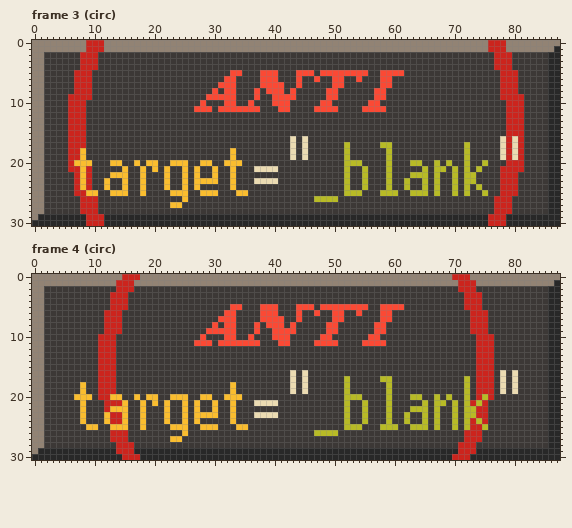
Pixel-art file: stadt/assets/images/buttons/taskbar/target-blank.ase. Above: the version before the commit.
88x31 pixels, 18 frames. Colours within 5 levels of each other are drawn and written as one. Shown: frame 3 (circ), frame 4 (circ). The commit also changed other frames, which this record leaves out.
New version:
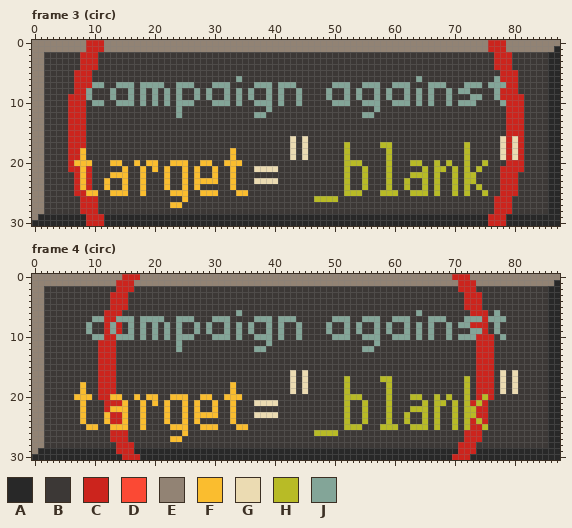
Palette (. is transparent): A #282828  B #3c3836  C #cc241d  D #fb4934  E #928374  F #fabd2f  G #ebdbb2  H #b8bb26  J #83a598
The edit:
layer "anti" now hidden
layer "Layer 1" added
Frame 3 (circ):
y 5: x 33..34 DD -> BB; x 38..40 DDD -> BBB; x 44..46 DDD -> BBB; x 48..55 DDDDDDDD -> BBBBBBBB; x 58..61 DDDD -> BBBB
y 6: x 32..34 DDB -> BBJ; x 38..40 DDD -> BBB; x 44 D -> B; x 47 D -> B; x 50..51 DD -> BB; x 54 D -> B; x 58..59 DD -> BB; x 64 B -> J; x 77 B -> J
y 7: x 10..11 BB -> JJ; x 14..16 BBB -> JJJ; x 18..21 BBBB -> JJJJ; x 24..26 BBB -> JJJ; x 30..33 BDDD -> JJJB; x 37..44 BDDDDBBD -> JJJBJJJB; x 50..52 DDB -> JJJ; x 55..62 BBBDDBBB -> JJJBBJJJ; x 66..68 BBB -> JJJ; x 72..74 BBB -> JJJ; x 76..78 BBC -> JJJ
y 8: x 9 C -> J; x 13 B -> J; x 16 B -> J; x 18 B -> J; x 20 B -> J; x 22 B -> J; x 24 B -> J; x 27 B -> J; x 29..30 BD -> JB; x 32..34 DDB -> JBJ; x 36..37 BD -> JB; x 39..41 DDD -> JBJ; x 43..44 DB -> BJ; x 49..50 DD -> JB; x 52 B -> J; x 54 B -> J; x 57..59 DDB -> JBJ; x 62 B -> J; x 64 B -> J; x 66 B -> J; x 69 B -> J; x 71..72 BB -> JJ; x 77 B -> J
y 9: x 9 C -> J; x 13 B -> J; x 16 B -> J; x 18 B -> J; x 20 B -> J; x 22 B -> J; x 24 B -> J; x 27 B -> J; x 29..34 DDDDDB -> JBBJBJ; x 36..37 BD -> JB; x 39..44 BDDDDB -> JBJBBJ; x 49..50 DD -> JB; x 52 B -> J; x 54 B -> J; x 57..59 DDB -> JBJ; x 62 B -> J; x 64 B -> J; x 66 B -> J; x 69 B -> J; x 73..74 BB -> JJ; x 77 B -> J
y 10: x 10..11 BB -> JJ; x 14..16 BBB -> JJJ; x 18 B -> J; x 20 B -> J; x 22 B -> J; x 24..26 BBB -> JJJ; x 28 D -> B; x 30..34 BBDDB -> JJJBJ; x 36..42 DBBBDDD -> BJJJBJB; x 44 B -> J; x 48..52 DDBBB -> BBJJJ; x 55..57 BDD -> JJJ; x 60..62 BBB -> JJJ; x 64 B -> J; x 66 B -> J; x 69 B -> J; x 71..73 BBB -> JJJ; x 78 B -> J
y 11: x 24 B -> J; x 27..29 DDD -> BBB; x 31..37 DDDDDDD -> BBBBBBB; x 39 B -> J; x 41..42 DD -> BB; x 47..50 DDDD -> BBBB; x 55..58 DDDD -> BBJB
y 12: x 24 B -> J; x 37..38 BB -> JJ; x 55..56 BB -> JJ
Frame 4 (circ):
y 5: x 33..34 DD -> BB; x 38..40 DDD -> BBB; x 44..46 DDD -> BBB; x 48..55 DDDDDDDD -> BBBBBBBB; x 58..61 DDDD -> BBBB
y 6: x 32..34 DDB -> BBJ; x 38..40 DDD -> BBB; x 44 D -> B; x 47 D -> B; x 50..51 DD -> BB; x 54 D -> B; x 58..59 DD -> BB; x 64 B -> J; x 77 B -> J
y 7: x 10..11 BB -> JJ; x 14..16 CBB -> JJJ; x 18..21 BBBB -> JJJJ; x 24..26 BBB -> JJJ; x 30..33 BDDD -> JJJB; x 37..44 BDDDDBBD -> JJJBJJJB; x 50..52 DDB -> JJJ; x 55..62 BBBDDBBB -> JJJBBJJJ; x 66..68 BBB -> JJJ; x 72..74 BCC -> JJJ; x 76..78 BBB -> JJJ
y 8: x 9 B -> J; x 13 C -> J; x 16 B -> J; x 18 B -> J; x 20 B -> J; x 22 B -> J; x 24 B -> J; x 27 B -> J; x 29..30 BD -> JB; x 32..34 DDB -> JBJ; x 36..37 BD -> JB; x 39..41 DDD -> JBJ; x 43..44 DB -> BJ; x 49..50 DD -> JB; x 52 B -> J; x 54 B -> J; x 57..59 DDB -> JBJ; x 62 B -> J; x 64 B -> J; x 66 B -> J; x 69 B -> J; x 71..72 BB -> JJ; x 77 B -> J
y 9: x 9 B -> J; x 13 C -> J; x 16 B -> J; x 18 B -> J; x 20 B -> J; x 22 B -> J; x 24 B -> J; x 27 B -> J; x 29..34 DDDDDB -> JBBJBJ; x 36..37 BD -> JB; x 39..44 BDDDDB -> JBJBBJ; x 49..50 DD -> JB; x 52 B -> J; x 54 B -> J; x 57..59 DDB -> JBJ; x 62 B -> J; x 64 B -> J; x 66 B -> J; x 69 B -> J; x 73..74 CC -> JJ; x 77 B -> J
y 10: x 10..11 BC -> JJ; x 14..16 BBB -> JJJ; x 18 B -> J; x 20 B -> J; x 22 B -> J; x 24..26 BBB -> JJJ; x 28 D -> B; x 30..34 BBDDB -> JJJBJ; x 36..42 DBBBDDD -> BJJJBJB; x 44 B -> J; x 48..52 DDBBB -> BBJJJ; x 55..57 BDD -> JJJ; x 60..62 BBB -> JJJ; x 64 B -> J; x 66 B -> J; x 69 B -> J; x 71..73 BBB -> JJJ; x 78 B -> J
y 11: x 24 B -> J; x 27..29 DDD -> BBB; x 31..37 DDDDDDD -> BBBBBBB; x 39 B -> J; x 41..42 DD -> BB; x 47..50 DDDD -> BBBB; x 55..58 DDDD -> BBJB
y 12: x 24 B -> J; x 37..38 BB -> JJ; x 55..56 BB -> JJ
